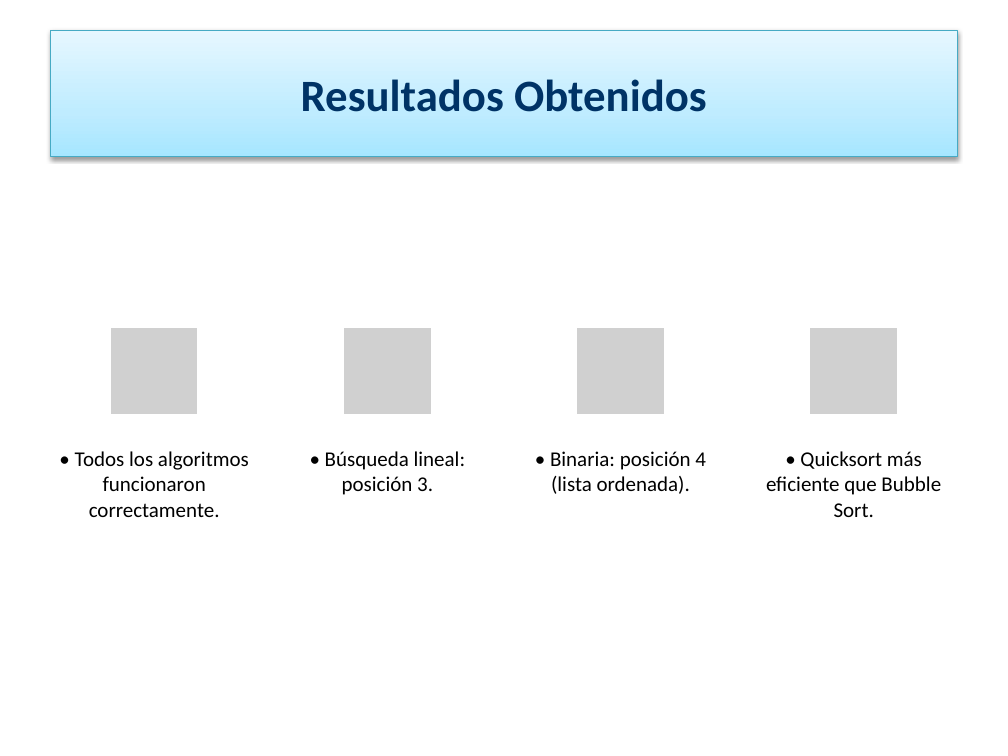
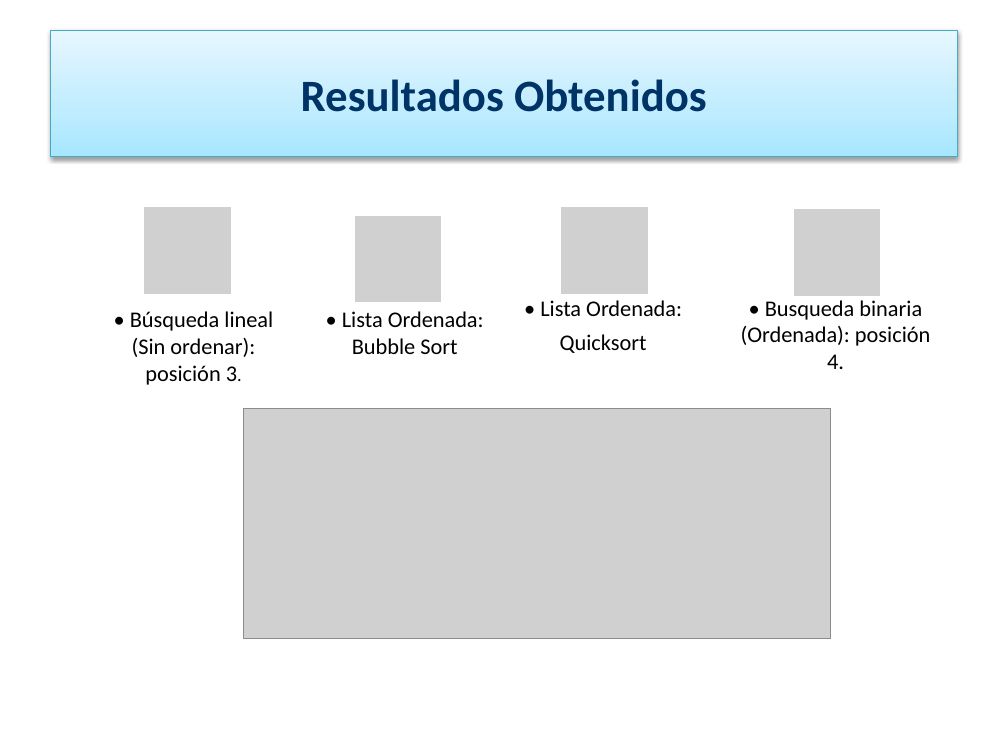
Before and after one commit to LucaR0801/T.P-Integrador-Programaci-n-1, a slide deck: slide 6 of Presentación - TP Programación I - Luca Ruff (Estilizada).pptx (slide 7 before the commit). Drawn at 1008x756 pixels with LibreOffice and Linux fonts; fonts in the diff are those of the drawing; grey boxes stand for pictures. Boxes give left, top, right and bottom in pixels: in the first picture for what was removed or moved away, otherwise in the second. Text is boxed around its words. In the diff, an @@ line names an element or a change of style, - is before the commit and + after.

```diff
--- a/Presentación - TP Programación I - Luca Ruff (Estilizada).pptx
+++ b/Presentación - TP Programación I - Luca Ruff (Estilizada).pptx
@@ picture: place and size @@
-picture at <box>343,327,432,416</box>
+picture at <box>143,206,233,295</box>
@@ picture: place and size @@
-picture at <box>576,327,665,416</box>
+picture at <box>559,206,649,295</box>
@@ group added at <box>342,208,882,354</box>: 2 pictures, 2 texts @@
+• Lista Ordenada: Bubble Sort
+• Lista Ordenada:
+Quicksort
@@ text at <box>130,311,273,385</box>: text changed; size 15 to 16 pt @@
-• Búsqueda lineal: posición 3.
+• Búsqueda lineal (Sin ordenar): posición 3.
@@ text at <box>741,300,930,369</box>: text changed; size 15 to 16 pt @@
-• Binaria: posición 4 (lista ordenada).
+• Busqueda binaria (Ordenada): posición 4.
@@ picture added at <box>244,409,831,638</box> @@
@@ group removed at <box>75,327,941,517</box>: 2 pictures, 2 texts @@
-• Todos los algoritmos funcionaron correctamente.
-• Quicksort más eficiente que Bubble Sort.
```
Also in this commit, not shown: 1 other slide changed, 1 slide removed.
